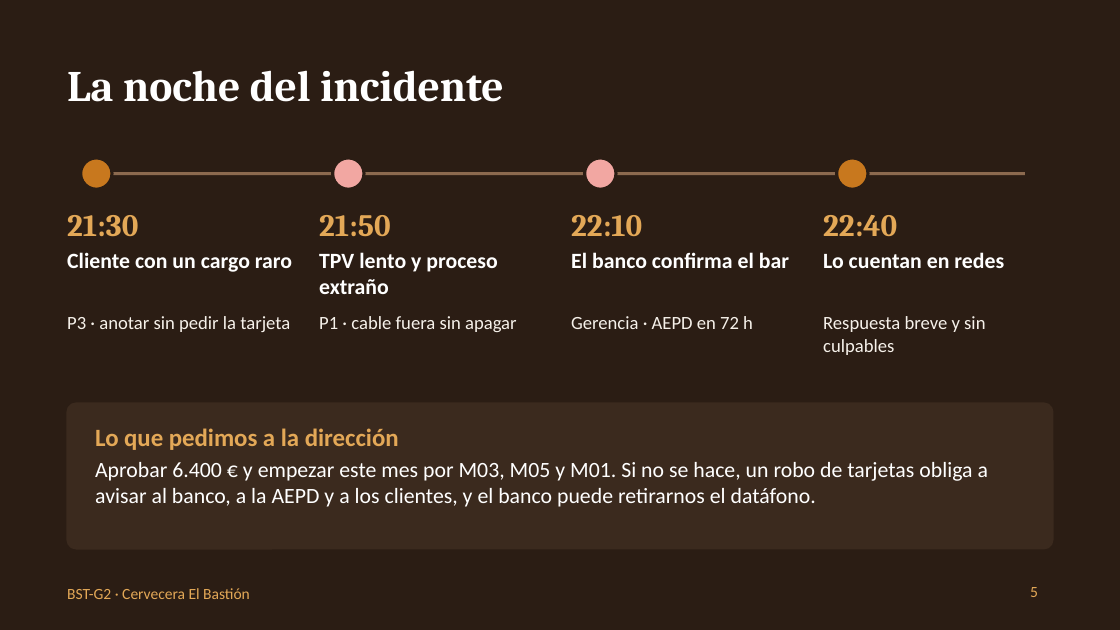
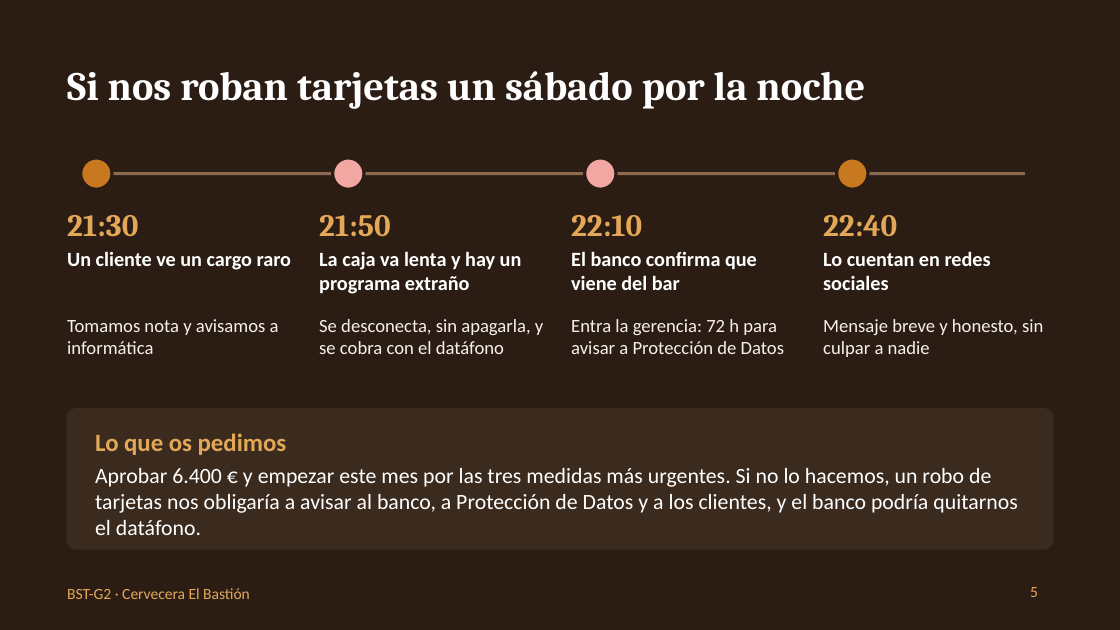
Before and after one commit to Fer1399/Master-Ciberseguridad, a slide deck: slide 5 of Bastionado de Redes y Sistemas/Trabajo Securización/BST-G2_Defensa.pptx. Drawn at 1120x630 pixels with LibreOffice and Linux fonts; fonts in the diff are those of the drawing. Boxes give left, top, right and bottom in pixels: in the first picture for what was removed or moved away, otherwise in the second. Text is boxed around its words. In the diff, an @@ line names an element or a change of style, - is before the commit and + after.

```diff
--- a/Bastionado de Redes y Sistemas/Trabajo Securización/BST-G2_Defensa.pptx
+++ b/Bastionado de Redes y Sistemas/Trabajo Securización/BST-G2_Defensa.pptx
@@ text at [67,71,865,109]: text changed; size 28 to 26 pt @@
-La noche del incidente
+Si nos roban tarjetas un sábado por la noche
@@ text at [67,251,291,270]: text changed; size 14 to 13 pt @@
-Cliente con un cargo raro
+Un cliente ve un cargo raro
@@ text at [319,251,522,294]: text changed; size 14 to 13 pt @@
-TPV lento y proceso extraño
+La caja va lenta y hay un programa extraño
@@ text at [571,251,757,290]: text changed; size 14 to 13 pt @@
-El banco confirma el bar
+El banco confirma que viene del bar
@@ text at [823,251,991,290]: text changed; size 14 to 13 pt @@
-Lo cuentan en redes
+Lo cuentan en redes sociales
@@ text at [67,319,279,354]: text changed @@
-P3 · anotar sin pedir la tarjeta
+Tomamos nota y avisamos a informática
@@ text at [319,319,543,354]: text changed @@
-P1 · cable fuera sin apagar
+Se desconecta, sin apagarla, y se cobra con el datáfono
@@ text at [571,319,784,354]: text changed @@
-Gerencia · AEPD en 72 h
+Entra la gerencia: 72 h para avisar a Protección de Datos
@@ text at [823,319,1043,357]: text changed @@
-Respuesta breve y sin culpables
+Mensaje breve y honesto, sin culpar a nadie
@@ rounded rectangle: place and size @@
-rounded rectangle at [67,403,1053,549]
+rounded rectangle at [67,409,1053,549]
@@ rounded rectangle at [67,409,1053,549]: proportions changed @@
@@ text at [95,433,287,455]: text changed @@
-Lo que pedimos a la dirección
+Lo que os pedimos
@@ text at [95,468,1017,535]: text changed @@
-Aprobar 6.400 € y empezar este mes por M03, M05 y M01. Si no se hace, un robo de tarjetas obliga a avisar al banco, a la AEPD y a los clientes, y el banco puede retirarnos el datáfono.
+Aprobar 6.400 € y empezar este mes por las tres medidas más urgentes. Si no lo hacemos, un robo de tarjetas nos obligaría a avisar al banco, a Protección de Datos y a los clientes, y el banco podría quitarnos el datáfono.
```
Also in this commit, not shown: 4 other slides changed.
